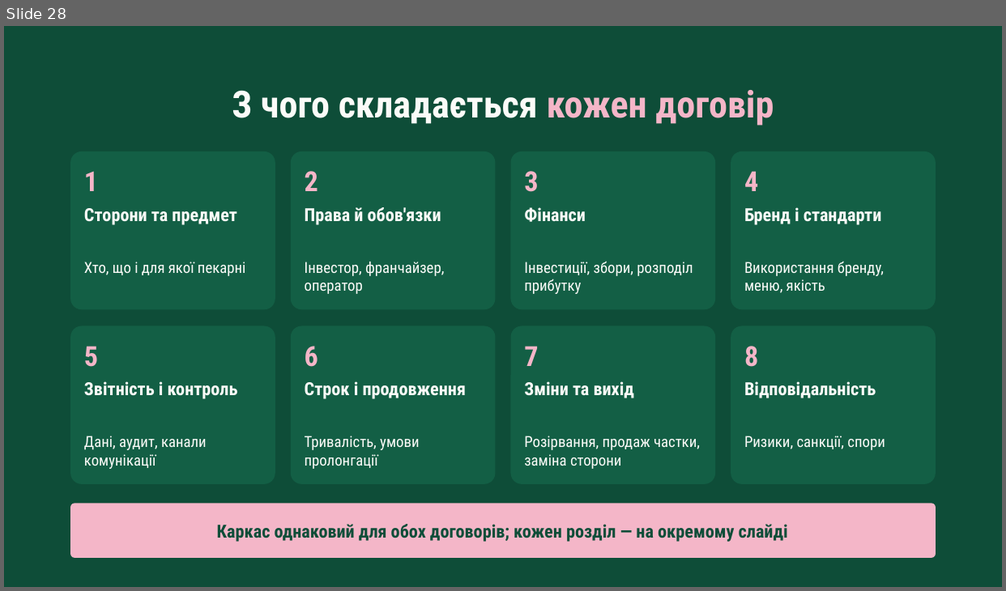
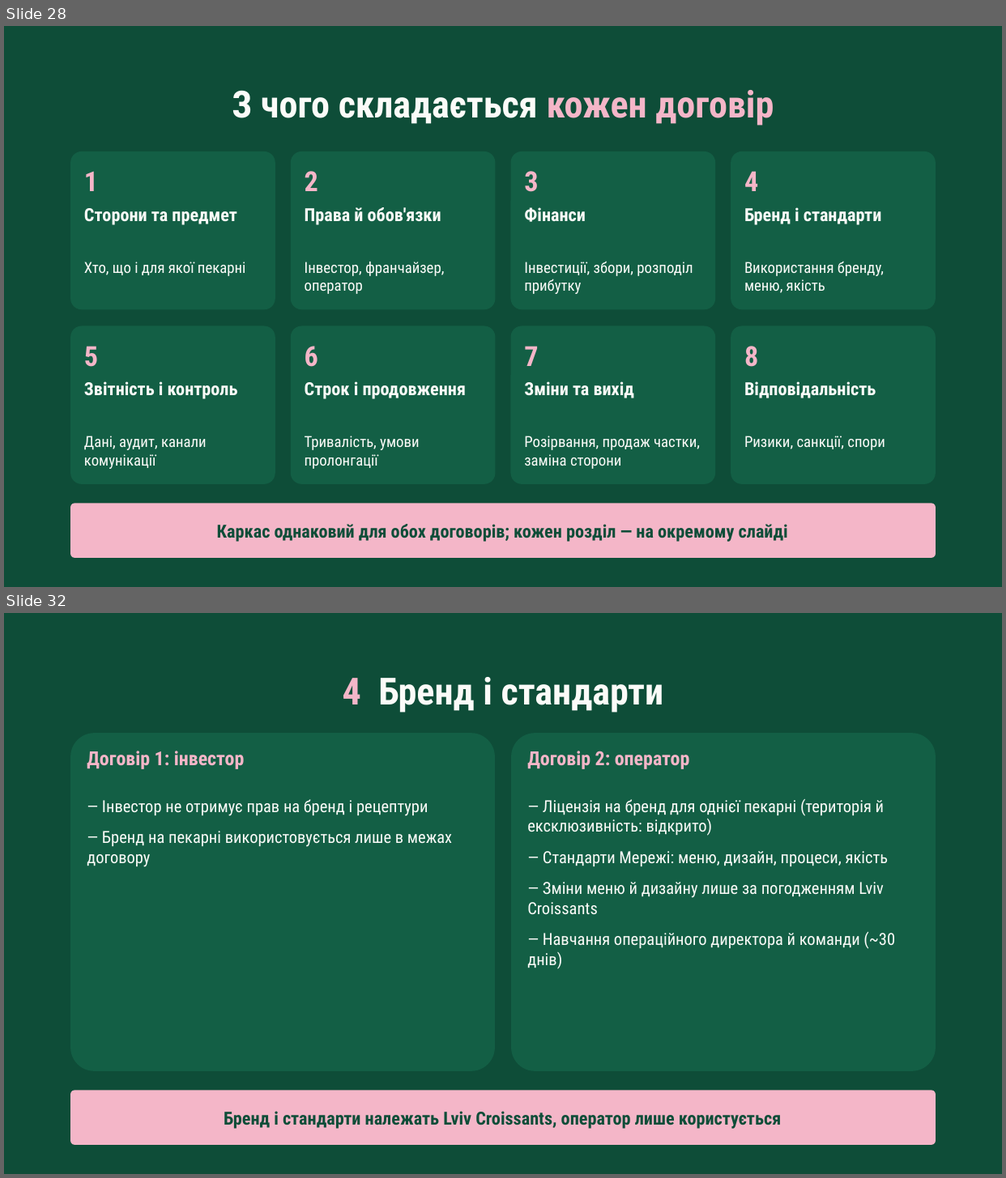
Before and after one commit to denfidiriv-cmyk/xcrypto, a slide deck: presentation_with_contract.pptx. Shown one above the other, each under a label of ours: slide 28 before the commit, slides 28 and 32 after it; the slides between them are not shown. The pictures are 1006x591 and 1006x1178 pixels, drawn with LibreOffice and Linux fonts; fonts in the diff are those of the drawing. Boxes give left, top, right and bottom in pixels: in the first picture for what was removed or moved away, otherwise in the second. Text is boxed around its words. In the diff, an @@ line names an element or a change of style, - is before the commit and + after.

```diff
--- a/presentation_with_contract.pptx
+++ b/presentation_with_contract.pptx
@@ slide 32 added at [4,613,1002,1174], background #0E4D38 @@
@@ text added at [343,677,663,713], 54 pt, text #FBFBF8, bold @@
+4 Бренд і стандарти
@@ rounded rectangle added at [70,733,495,1071], fill #135F45 @@
@@ rounded rectangle added at [511,733,935,1071], fill #135F45 @@
@@ text added at [87,751,245,769], 28 pt, text #F4B6C8, bold @@
+Договір 1: інвестор
@@ text added at [527,751,690,769], 28 pt, text #F4B6C8, bold @@
+Договір 2: оператор
@@ text added at [87,799,452,867], 24 pt, text #FBFBF8 @@
+— Інвестор не отримує прав на бренд і рецептури
+— Бренд на пекарні використовується лише в межах договору
@@ text added at [527,799,895,969], 24 pt, text #FBFBF8 @@
+— Ліцензія на бренд для однієї пекарні (територія й ексклюзивність: відкрито)
+— Стандарти Мережі: меню, дизайн, процеси, якість
+— Зміни меню й дизайну лише за погодженням Lviv Croissants
+— Навчання операційного директора й команди (~30 днів)
@@ rounded rectangle added at [70,1091,935,1145], fill #F4B6C8 @@
@@ text added at [224,1111,781,1129], 26 pt, text #0E4D38, bold @@
+Бренд і стандарти належать Lviv Croissants, оператор лише користується
```
Also in this commit, not shown: 8 other slides added, 8 slides removed.
